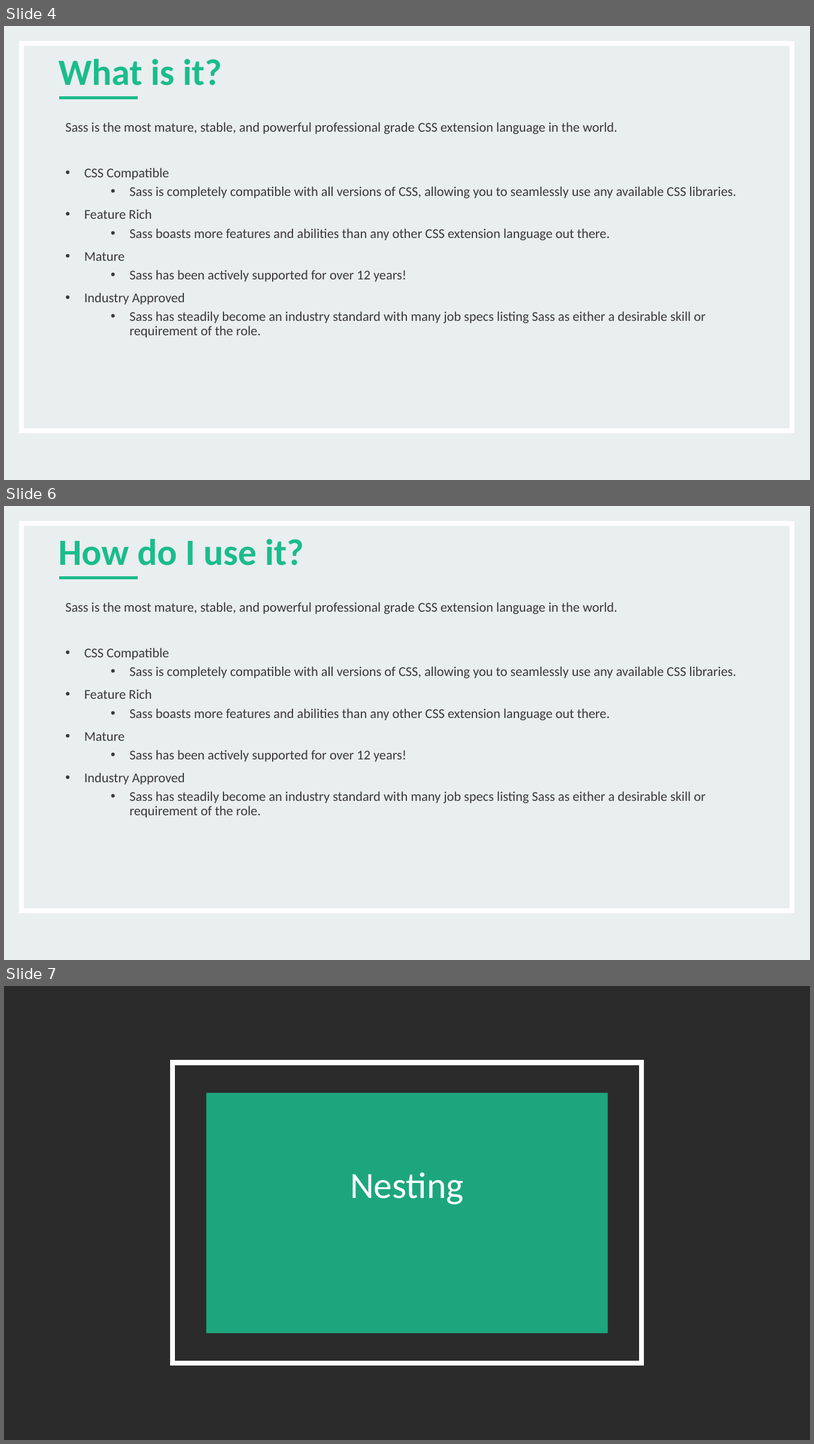
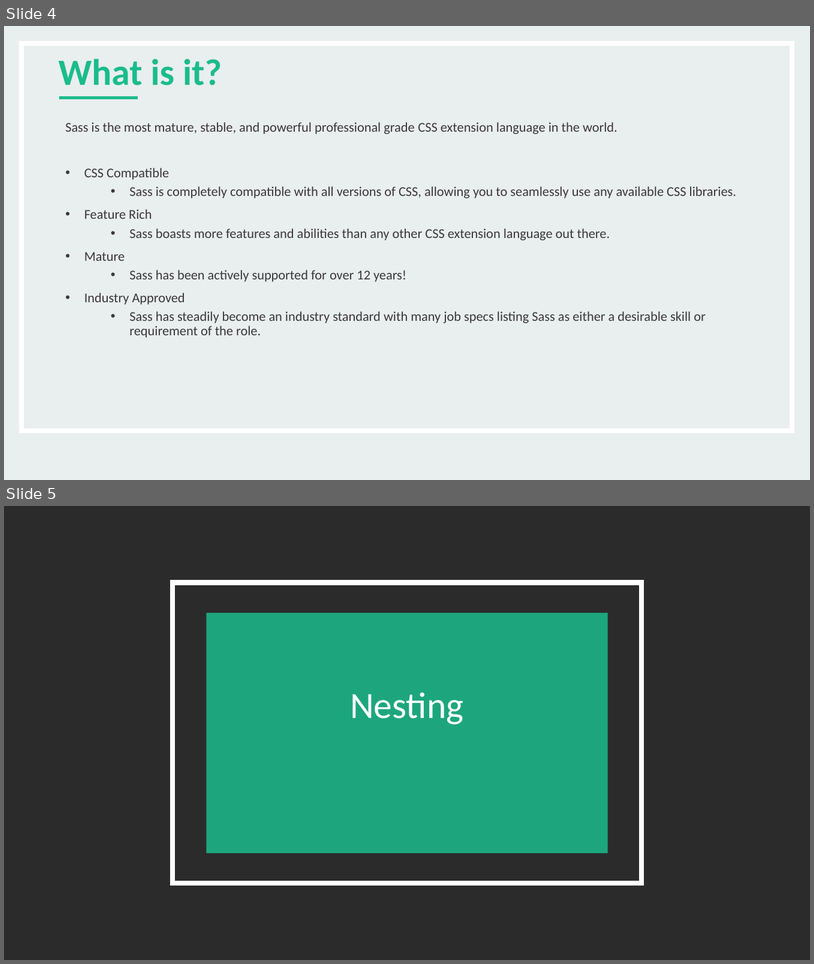
Before and after one commit to BenC0/sass_training-ddl, a slide deck: docs/SASS Intro.pptx. Shown one above the other, each under a label of ours: slides 4, 6 and 7 before the commit, slides 4 and 5 after it; the slides between them are not shown. The pictures are 814x1444 and 814x964 pixels, drawn with LibreOffice and Linux fonts; fonts in the diff are those of the drawing; background and template pictures are left out; a plain dark background stands for a picture behind light text. Boxes give left, top, right and bottom in pixels: in the first picture for what was removed or moved away, otherwise in the second. Text is boxed around its words. In the diff, an @@ line names an element or a change of style, - is before the commit and + after.

```diff
--- a/docs/SASS Intro.pptx
+++ b/docs/SASS Intro.pptx
@@ slide 6 removed at (4,506,810,960), background #E9EEEF; not listed: 2 template elements that a slide beside it also shows @@
@@ title removed at (59,538,304,565) @@
-How do I use it?
@@ text removed at (65,602,737,817) @@
-Sass is the most mature, stable, and powerful professional grade CSS extension language in the world.
-• CSS Compatible
-  • Sass is completely compatible with all versions of CSS, allowing you to seamlessly use any available CSS libraries.
-• Feature Rich
-  • Sass boasts more features and abilities than any other CSS extension language out there.
-• Mature
-  • Sass has been actively supported for over 12 years!
-• Industry Approved
-  • Sass has steadily become an industry standard with many job specs listing Sass as either a desirable skill or requirement of the role.
@@ what was slide 7 is now slide 5 @@
```
Also in this commit, not shown: 3 other slides removed.
